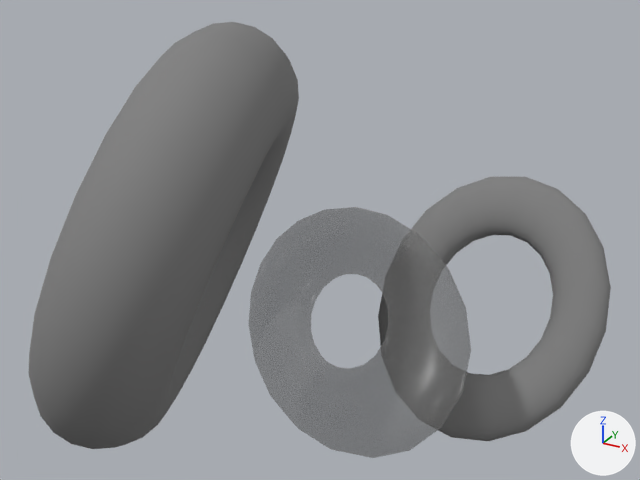
An edit to the COLLADA model StandardDataSets/collada/library_effects/effect/profile_COMMON/technique/phong/transparent/effect_phong_transparent_param/effect_phong_transparent_param.dae, drawn before and after from the same camera.
Both versions are drawn from a 50 mm camera at (2.2, -4.84, 3.03) aimed at (-0.21, -0.47, 0.85). Lighting does not change. The marker at lower right points along +X, +Y and +Z. Where no turn or scale is listed for an object, it has been applied to the vertices.
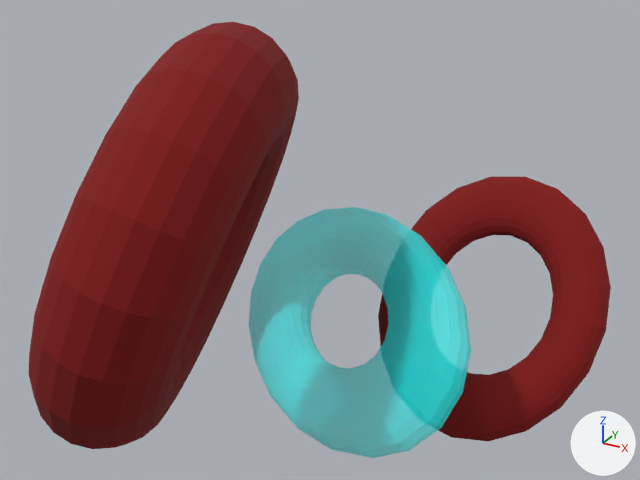
What the commit changed:
Material 'phong2' (mat_phong2) changes colour from dark grey #4c4c4c to cyan #00ffff; in linear values from (0.0732, 0.0732, 0.0732) to (0.0, 1.0, 1.0).
In material 'phong2' (mat_phong2), emission_color is no longer (0.0732, 0.0732, 0.0732), dark grey #4c4c4c.
In material 'phong2' (mat_phong2), emission_strength is no longer 1.0.
Material 'phong1' (mat_phong1) changes colour from grey #7f7f7f to red #7f0000; in linear values from (0.214, 0.214, 0.214) to (0.214, 0.0, 0.0).

What differs and where, as boxes [x1, y1, x2, y2] in the pictures (640 x 480 px):
'pTorus3', recoloured (grey to red): [29, 22, 299, 449] in both
'pTorus1', recoloured, surface changed (grey to cyan): [249, 207, 471, 458] in both
'pTorus2', recoloured (grey to red): [378, 177, 611, 441] in both
